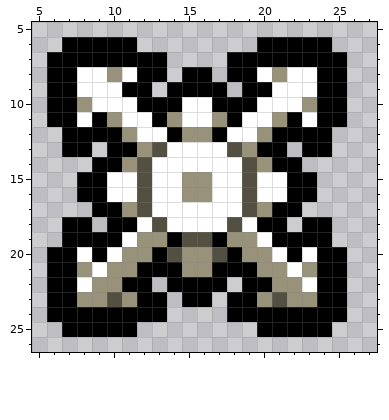
File history of a pixel-art sprite, resources/gfx/items/collectibles/collectibles_lawful.png. The picture above is the old version.
The file is 32x32 pixels. Shown: x 5..27, y 5..26.
New version:
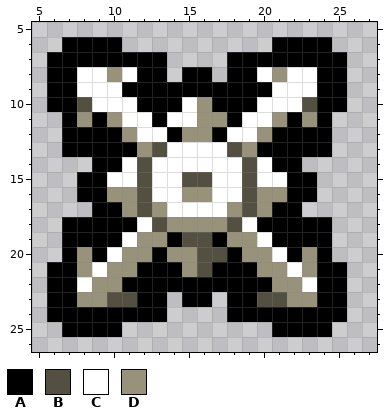
Palette (. is transparent): A #000000  B #545041  C #ffffff  D #99927a
Changes in this commit:
{"y":6,"x":11,"old":"A","new":"."}
{"y":6,"x":20,"old":"A","new":"."}
{"y":9,"x":13,"old":".","new":"A"}
{"y":9,"x":18,"old":".","new":"A"}
{"y":10,"x":8,"old":"D","new":"B"}
{"y":10,"x":16,"old":"C","new":"D"}
{"y":10,"x":23,"old":"D","new":"B"}
{"y":11,"x":6,"old":"A","new":"."}
{"y":11,"x":8,"old":"C","new":"D"}
{"y":11,"x":14,"old":"D","new":"C"}
{"y":11,"x":16,"old":"C","new":"D"}
{"y":11,"x":23,"old":"C","new":"D"}
{"y":11,"x":25,"old":"A","new":"."}
{"y":13,"x":9,"old":".","new":"A"}
{"y":13,"x":22,"old":".","new":"A"}
{"y":14,"x":11,"old":"D","new":"C"}
{"y":14,"x":20,"old":"D","new":"C"}
{"y":15,"x":15,"old":"DD","new":"BB"}
{"y":16,"x":10,"old":"CC","new":"DD"}
{"y":16,"x":20,"old":"CC","new":"DD"}
{"y":17,"x":13,"old":"C","new":"D"}
{"y":17,"x":18,"old":"C","new":"D"}
{"y":18,"x":9,"old":".","new":"A"}
{"y":18,"x":14,"old":"CCCC","new":"DDDD"}
{"y":18,"x":22,"old":".","new":"A"}
{"y":20,"x":6,"old":"A","new":"."}
{"y":20,"x":8,"old":"C","new":"D"}
{"y":20,"x":14,"old":"B","new":"D"}
{"y":20,"x":16,"old":"D","new":"B"}
{"y":20,"x":23,"old":"C","new":"D"}
{"y":20,"x":25,"old":"A","new":"."}
{"y":21,"x":16,"old":"D","new":"B"}
{"y":22,"x":13,"old":".","new":"A"}
{"y":22,"x":18,"old":".","new":"A"}
{"y":23,"x":11,"old":"D","new":"B"}
{"y":23,"x":20,"old":"D","new":"B"}
{"y":25,"x":11,"old":"A","new":"."}
{"y":25,"x":20,"old":"A","new":"."}
